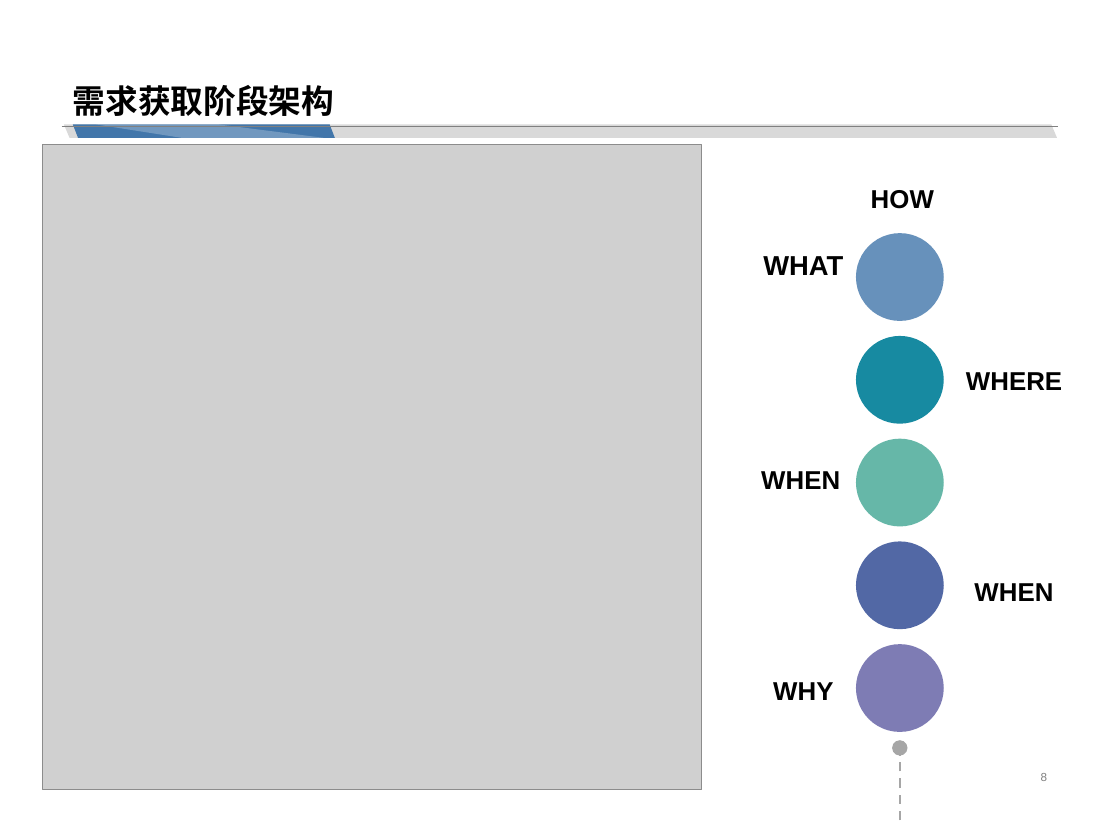
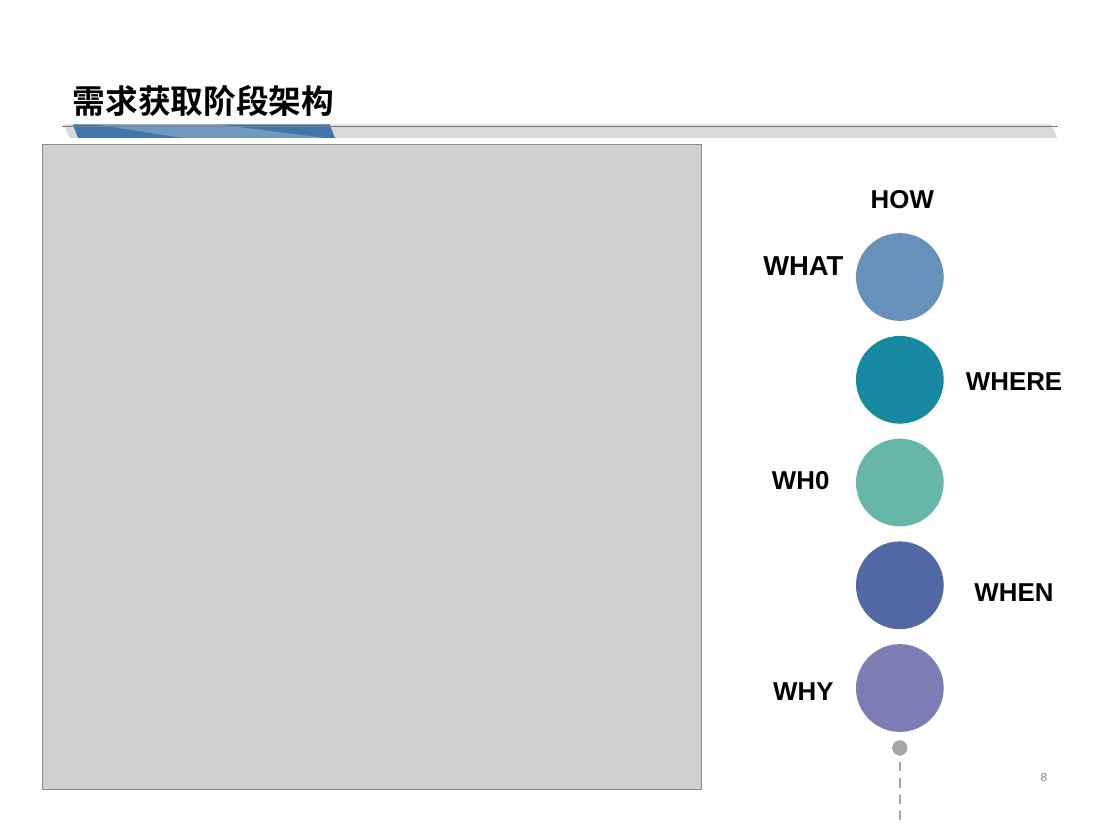
Before and after one commit to cchello/PRD2018-G01, a slide deck: slide 8 of PRD-2018-G01 翻转ppt界面原型.pptx. Drawn at 1120x840 pixels with LibreOffice and Linux fonts; fonts in the diff are those of the drawing; grey boxes stand for pictures. Boxes give left, top, right and bottom in pixels: in the first picture for what was removed or moved away, otherwise in the second. Text is boxed around its words. In the diff, an @@ line names an element or a change of style, - is before the commit and + after.

```diff
--- a/PRD-2018-G01 翻转ppt界面原型.pptx
+++ b/PRD-2018-G01 翻转ppt界面原型.pptx
@@ text at bbox=[772, 471, 830, 490]: text changed @@
-WHEN
+WH0
```
Also in this commit, not shown: 4 other slides changed.
